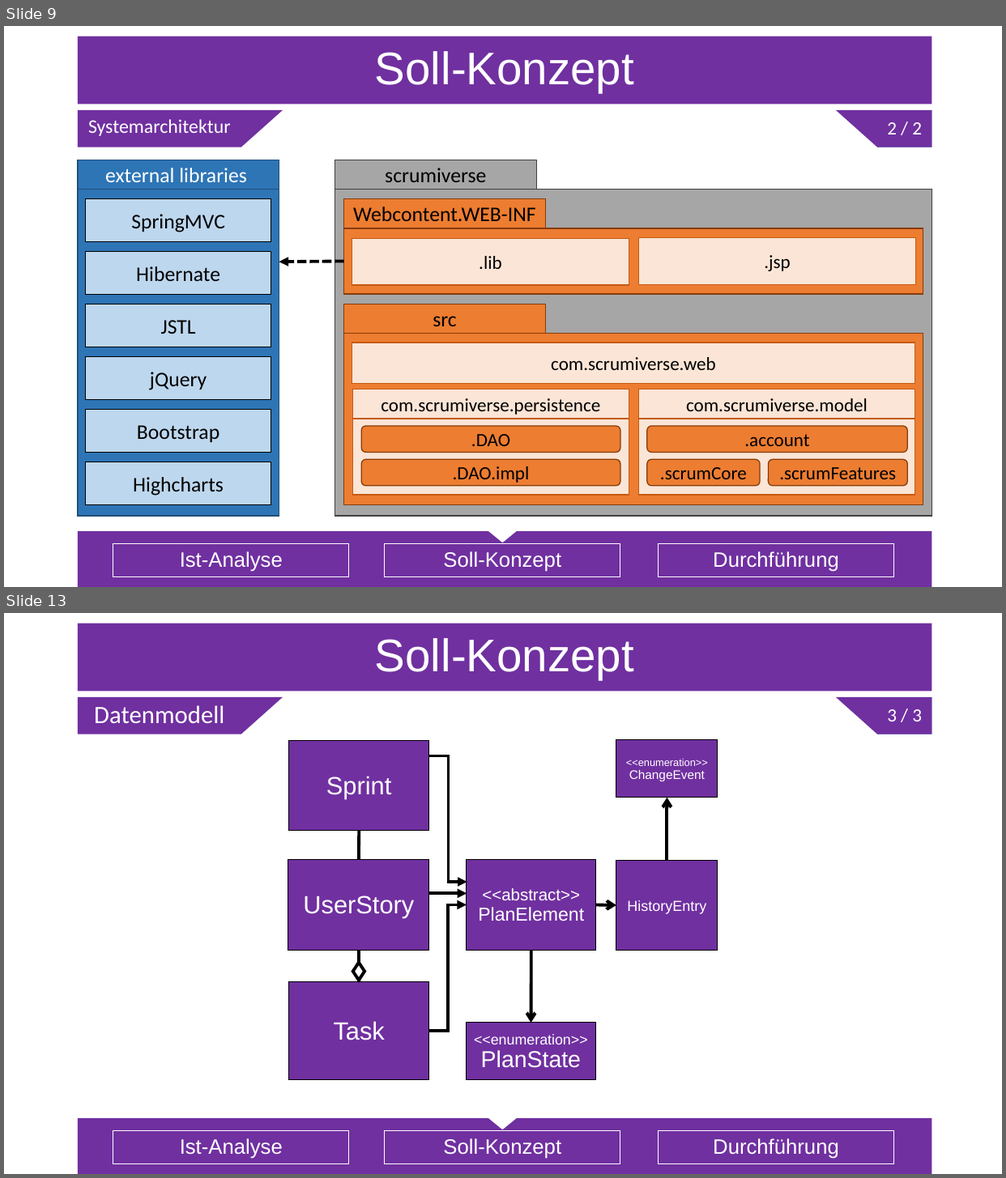
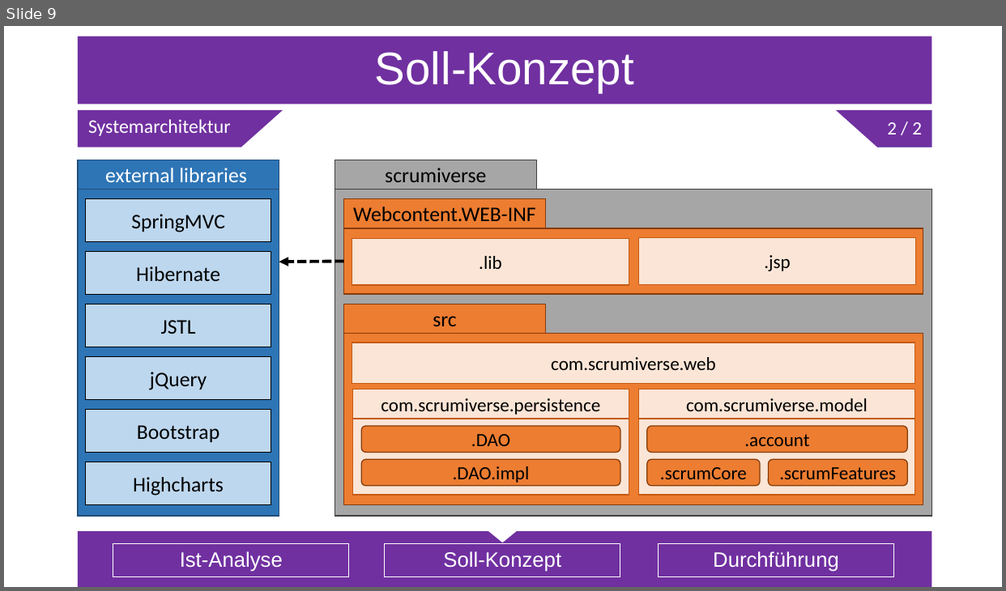
Before and after one commit to Sl0thking/mp_anwen_scrumiverse, a slide deck: Projektdokumentation/7_Abgabe_160511/src/Projektpräsentation.pptx. Shown one above the other, each under a label of ours: slides 9 and 13 before the commit, slide 9 after it; the slides between them are not shown. The pictures are 1006x1178 and 1006x591 pixels, drawn with LibreOffice and Linux fonts; fonts in the diff are those of the drawing. Boxes give left, top, right and bottom in pixels: in the first picture for what was removed or moved away, otherwise in the second. Text is boxed around its words. In the diff, an @@ line names an element or a change of style, - is before the commit and + after.

```diff
--- a/Projektdokumentation/7_Abgabe_160511/src/Projektpräsentation.pptx
+++ b/Projektdokumentation/7_Abgabe_160511/src/Projektpräsentation.pptx
@@ slide 13 removed at box(4, 613, 1002, 1174), background #FFFFFF; not listed: 6 template elements that a slide beside it also shows @@
@@ title removed at box(78, 624, 931, 692) @@
-Soll-Konzept
@@ text removed at box(94, 705, 224, 724) @@
-Datenmodell
@@ text removed at box(878, 697, 932, 735) @@
-3 / 3
@@ group removed at box(288, 740, 718, 1081): 7 rectangles, 4 arrows, 2 lines, 2 elbow arrows, 1 diamond @@
-Sprint
-UserStory
-Task
-<<abstract>>
-PlanElement
-<<enumeration>>
-PlanState
-<<enumeration>>
-ChangeEvent
-HistoryEntry
@@ text removed at box(113, 1131, 349, 1164) @@
-Ist-Analyse
@@ text removed at box(385, 1131, 621, 1164) @@
-Soll-Konzept
@@ text removed at box(658, 1131, 894, 1164) @@
-Durchführung
```
Also in this commit, not shown: 11 slides changed, 1 other slide removed, 4 other files.
